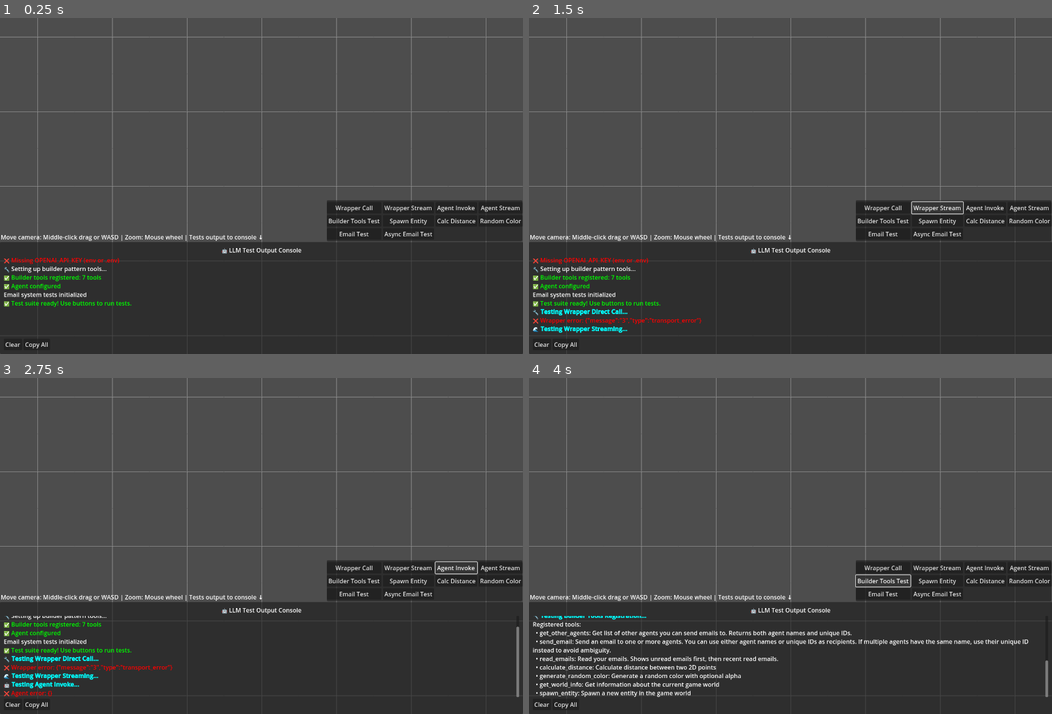
Above: before the commit, frames 1-4 (two rows, left to right).
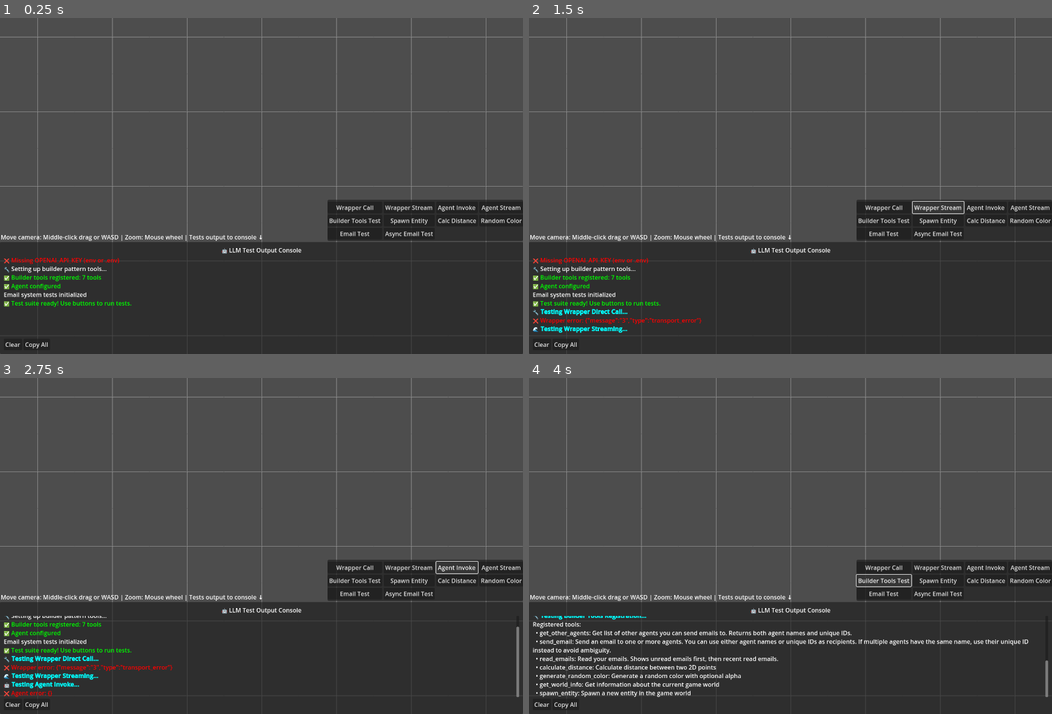
Above: after the commit, the same moments.

Repository: SDCalvo/godot-llm-agent-framework
Game: Godot game, scene res://scenes/Test.tscn
Two runs of this game, one before a commit and one after it. Both use one fixed random seed, a clock stepped at 60 frames per second and the inputs below.
Inputs:
- Up to frame 1 (0.25 s): no input
- Up to frame 2 (1.5 s): click "Wrapper Call" at 0.5 s; click "Wrapper Stream" at 1.25 s
- Up to frame 3 (2.75 s): click "Agent Invoke" at 2 s
- Up to frame 4 (4 s): click "Agent Stream" at 2.75 s; click "Builder Tools Test" at 3.5 s

The runs differ from the first frame. In frame 1, 0.9% of the frame differs, in the area x 62-100%, y 54-67%; in frame 2, 1.0%; in frame 3, 1.0%; in frame 4, 1.0%.
Error in both runs: Invalid call. Nonexistent function 'create_response' in base 'Nil'. (res://addons/godot_llm/runtime/llm_agent/LLMAgent.gd:200)

Commit message:
fixed issues with streaming test

Diff:
--- a/scenes/AsyncEmailTest.gd
+++ b/scenes/AsyncEmailTest.gd
@@ -98,9 +98,9 @@
 	log_phase("Phase 2: TRUE Concurrent Async Email Sending")
 
 	var email_tasks = [
-		{"agent": merchant_agent, "prompt": "Send a broadcast email to Town Guard, Project Coordinator, and Support Specialist about a new supply shipment arriving."},
-		{"agent": guard_agent, "prompt": "Send an email to Project Coordinator about updated security protocols."},
-		{"agent": support_agent, "prompt": "Send an email to Village Merchant offering assistance with inventory management."}
+		{"agent": merchant_agent, "prompt": "You can ONLY communicate through emails. Use the send_email tool to send an email to ['Town Guard', 'Project Coordinator', 'Support Specialist'] with subject 'New Supply Shipment Arriving' and tell them a supply shipment will arrive next week and needs coordination for unloading."},
+		{"agent": guard_agent, "prompt": "You can ONLY communicate through emails. Use the send_email tool to send an email to ['Project Coordinator'] with subject 'Updated Security Protocols' and inform them about new security measures that will affect project operations."},
+		{"agent": support_agent, "prompt": "You can ONLY communicate through emails. Use the send_email tool to send an email to ['Village Merchant'] with subject 'Inventory Management Assistance' and offer your services to help optimize their inventory processes."}
 	]
 
 	# Start all async operations simultaneously using ainvoke
@@ -128,6 +128,8 @@
 		print("ASYNC TEST: Connecting signals for agent ", i + 1, " name=", task.agent.get_agent_name())
 		task.agent.finished.connect(_on_async_email_finished.bind(completed_runs, results, agent_run_map))
 		task.agent.error.connect(_on_async_email_error.bind(completed_runs, results, agent_run_map))
+		# Connect to delta signal to show real-time responses
+		task.agent.delta.connect(_on_agent_delta.bind(task.agent.get_agent_name()))
 
 	# Wait for all operations to complete
 	var timeout = 30.0  # 30 second timeout
@@ -153,6 +155,9 @@
 			all_successful = false
 			log_error("✗ Async email task failed: " + str(result.get("error", "Unknown error")))
 
+	# Flush any remaining agent buffers
+	_flush_agent_buffers()
+
 	if all_successful:
 		log_success("✓ Phase 2 PASSED - TRUE concurrent async email sending successful")
 		return true
@@ -168,9 +173,9 @@
 	await get_tree().create_timer(1.0).timeout
 
 	var reading_tasks = [
-		{"agent": guard_agent, "prompt": "Read your emails and summarize what you found."},
-		{"agent": coordinator_agent, "prompt": "Check your inbox and report on any urgent matters."},
-		{"agent": support_agent, "prompt": "Review your emails and identify any support requests."}
+		{"agent": guard_agent, "prompt": "You can ONLY communicate through emails. Use the read_emails tool to check your inbox for any new messages. If you find emails, respond to them using the send_email tool."},
+		{"agent": coordinator_agent, "prompt": "You can ONLY communicate through emails. Use the read_emails tool to check for any urgent matters in your inbox. If you find important emails, respond using the send_email tool."},
+		{"agent": support_agent, "prompt": "You can ONLY communicate through emails. Use the read_emails tool to check for any support requests. If you find requests, respond using the send_email tool."}
 	]
 
 	# Start all async reading operations simultaneously using ainvoke
@@ -199,9 +204,13 @@
 			task.agent.finished.disconnect(_on_async_reading_finished)
 		if task.agent.error.is_connected(_on_async_reading_error):
 			task.agent.error.disconnect(_on_async_reading_error)
+		if task.agent.delta.is_connected(_on_agent_delta):
+			task.agent.delta.disconnect(_on_agent_delta)
 
 		task.agent.finished.connect(_on_async_reading_finished.bind(completed_runs, results, agent_run_map))
 		task.agent.error.connect(_on_async_reading_error.bind(completed_runs, results, agent_run_map))
+		# Connect to delta signal to show real-time responses
+		task.agent.delta.connect(_on_agent_delta.bind(task.agent.get_agent_name()))
 
 	# Wait for all operations to complete
 	var timeout = 30.0  # 30 second timeout
@@ -227,6 +236,9 @@
 			all_successful = false
 			log_error("✗ Async reading task failed: " + str(result.get("error", "Unknown error")))
 
+	# Flush any remaining agent buffers
+	_flush_agent_buffers()
+
 	if all_successful:
 		log_success("✓ Phase 3 PASSED - TRUE concurrent async email reading successful")
 		return true
@@ -239,10 +251,10 @@
 	log_phase("Phase 4: TRUE Concurrent Mixed Async Operations")
 
 	var stress_tasks = [
-		{"type": "discover", "agent": merchant_agent, "prompt": "Use get_other_agents to see who you can email."},
-		{"type": "discover", "agent": guard_agent, "prompt": "Use get_other_agents to see who you can email."},
-		{"type": "email", "agent": coordinator_agent, "prompt": "Send a quick status update to all agents."},
-		{"type": "read", "agent": merchant_agent, "prompt": "Quickly check for any new messages."}
+		{"type": "discover", "agent": merchant_agent, "prompt": "You can ONLY communicate through emails. Use the get_other_agents tool to discover who you can email, then use send_email tool to send a message to 'Town Guard' about supply coordination."},
+		{"type": "discover", "agent": guard_agent, "prompt": "You can ONLY communicate through emails. Use the get_other_agents tool to see who you can email, then use send_email tool to send a security update to 'Project Coordinator'."},
+		{"type": "email", "agent": coordinator_agent, "prompt": "You can ONLY communicate through emails. Use the send_email tool to send a status update to ['Village Merchant', 'Town Guard', 'Support Specialist'] about project progress."},
+		{"type": "read", "agent": merchant_agent, "prompt": "You can ONLY communicate through emails. Use the read_emails tool to check for messages, then use send_email tool to respond to any you find."}
 	]
 
 	# Start all async stress operations simultaneously using ainvoke
@@ -265,15 +277,22 @@
 	var results = []
 
 	# Connect to completion signals for all agents (disconnect first to avoid duplicate connections)
-	for task in stress_tasks:
+	for i in range(stress_tasks.size()):
+		var task = stress_tasks[i]
+		print("STRESS TEST: Connecting signals for task ", i + 1, " type=", task.type, " agent=", task.agent.get_agent_name())
+
 		# Disconnect any existing connections to avoid "already connected" errors
 		if task.agent.finished.is_connected(_on_async_stress_finished):
 			task.agent.finished.disconnect(_on_async_stress_finished)
 		if task.agent.error.is_connected(_on_async_stress_error):
 			task.agent.error.disconnect(_on_async_stress_error)
+		if task.agent.delta.is_connected(_on_agent_delta):
+			task.agent.delta.disconnect(_on_agent_delta)
 
 		task.agent.finished.connect(_on_async_stress_finished.bind(completed_runs, results, agent_run_map))
 		task.agent.error.connect(_on_async_stress_error.bind(completed_runs, results, agent_run_map))
+		# Connect to delta signal to show real-time responses
+		task.agent.delta.connect(_on_agent_delta.bind(task.agent.get_agent_name()))
 
 	# Wait for all operations to complete
 	var timeout = 30.0  # 30 second timeout
@@ -306,6 +325,9 @@
 	var total_emails = LLMEmailManager.get_total_email_count()
 	log_info("Total emails in system after stress test: " + str(total_emails))
 
+	# Flush any remaining agent buffers
+	_flush_agent_buffers()
+
 	if system_stable:
 		log_success("✓ Phase 4 PASSED - System stable under TRUE concurrent async load")
 		log_info("✓ All " + str(results.size()) + " concurrent operations completed successfully")
@@ -395,6 +417,50 @@
 		results.append({"success": false, "run_id": run_id, "task_num": task_info.task_num, "error": error})
 		log_error("✗ Async stress task " + str(task_info.task_num) + " (" + task_info.type + ") failed: " + str(error))
 
+# Real-time agent response handler with buffering for better readability
+var agent_buffers = {}
+
+func _on_agent_delta(_run_id: String, delta_text: String, agent_name: String) -> void:
+	if delta_text.length() > 0:
+		# Initialize buffer for this agent if it doesn't exist
+		if not agent_buffers.has(agent_name):
+			agent_buffers[agent_name] = ""
+
+		# Add delta to agent's buffer
+		agent_buffers[agent_name] += delta_text
+
+		# Check if we have a complete sentence or significant chunk
+		var buffer = agent_buffers[agent_name]
+		if buffer.ends_with(".") or buffer.ends_with("!") or buffer.ends_with("?") or buffer.ends_with(":") or buffer.length() > 50:
+			# Show the complete thought/sentence
+			var agent_color = _get_agent_color(agent_name)
+			log_info("🤖 [color=" + agent_color + "]" + agent_name + "[/color]: " + buffer.strip_edges())
+			# Clear the buffer
+			agent_buffers[agent_name] = ""
+
+# Flush any remaining text in agent buffers
+func _flush_agent_buffers() -> void:
+	for agent_name in agent_buffers.keys():
+		var buffer = agent_buffers[agent_name].strip_edges()
+		if buffer.length() > 0:
+			var agent_color = _get_agent_color(agent_name)
+			log_info("🤖 [color=" + agent_color + "]" + agent_name + "[/color]: " + buffer)
+	agent_buffers.clear()
+
+# Get consistent color for each agent
+func _get_agent_color(agent_name: String) -> String:
+	match agent_name:
+		"Village Merchant":
+			return "gold"
+		"Town Guard":
+			return "lightblue"
+		"Project Coordinator":
+			return "lightgreen"
+		"Support Specialist":
+			return "pink"
+		_:
+			return "white"
+
 ## Logging functions
 func log_test(message: String) -> void:
 	print("TEST: " + message)
--- a/scenes/Test.tscn
+++ b/scenes/Test.tscn
@@ -119,10 +119,9 @@
 anchors_preset = 1
 anchor_left = 1.0
 anchor_right = 1.0
-offset_left = -525.0
-offset_top = 488.0
-offset_right = -2.0
-offset_bottom = 598.0
+offset_left = -523.0
+offset_top = 487.0
+offset_bottom = 597.0
 grow_horizontal = 0
 
 [node name="ButtonGrid" type="GridContainer" parent="TestUI/UIContainer/TestButtonsPanel"]
